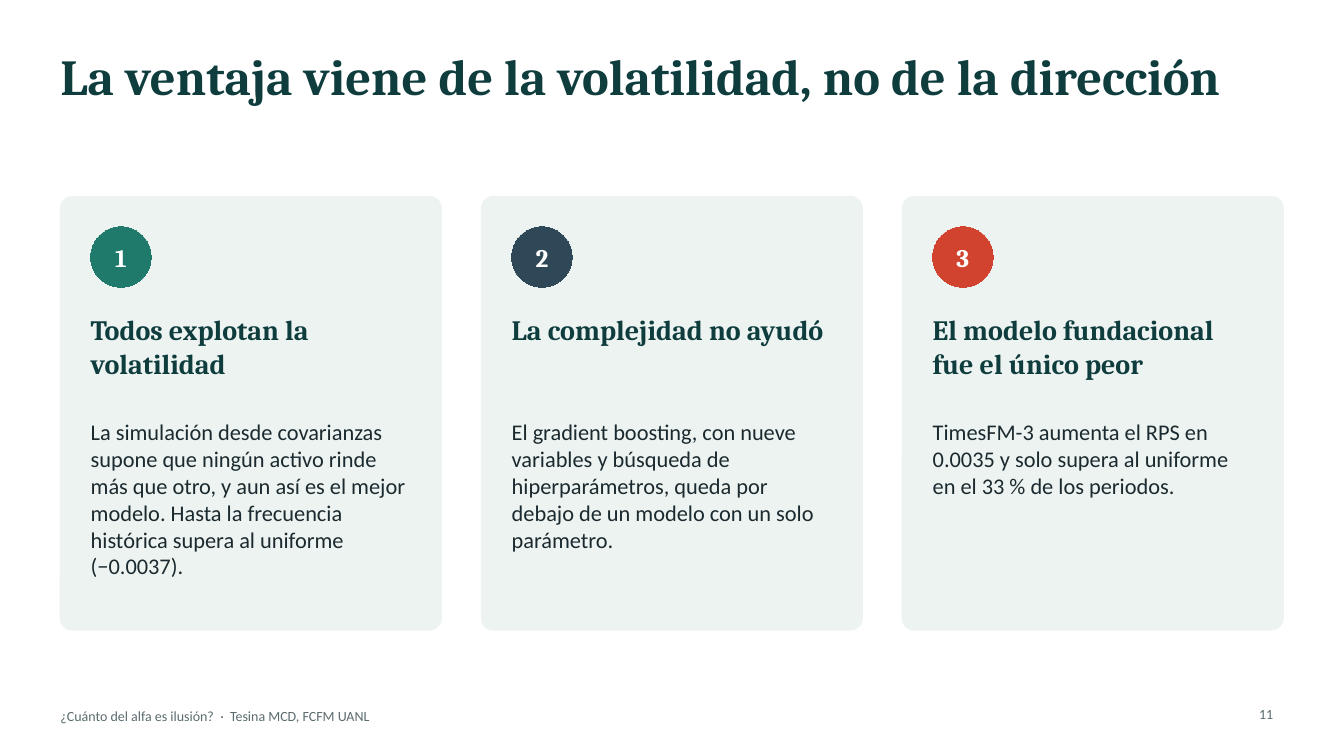
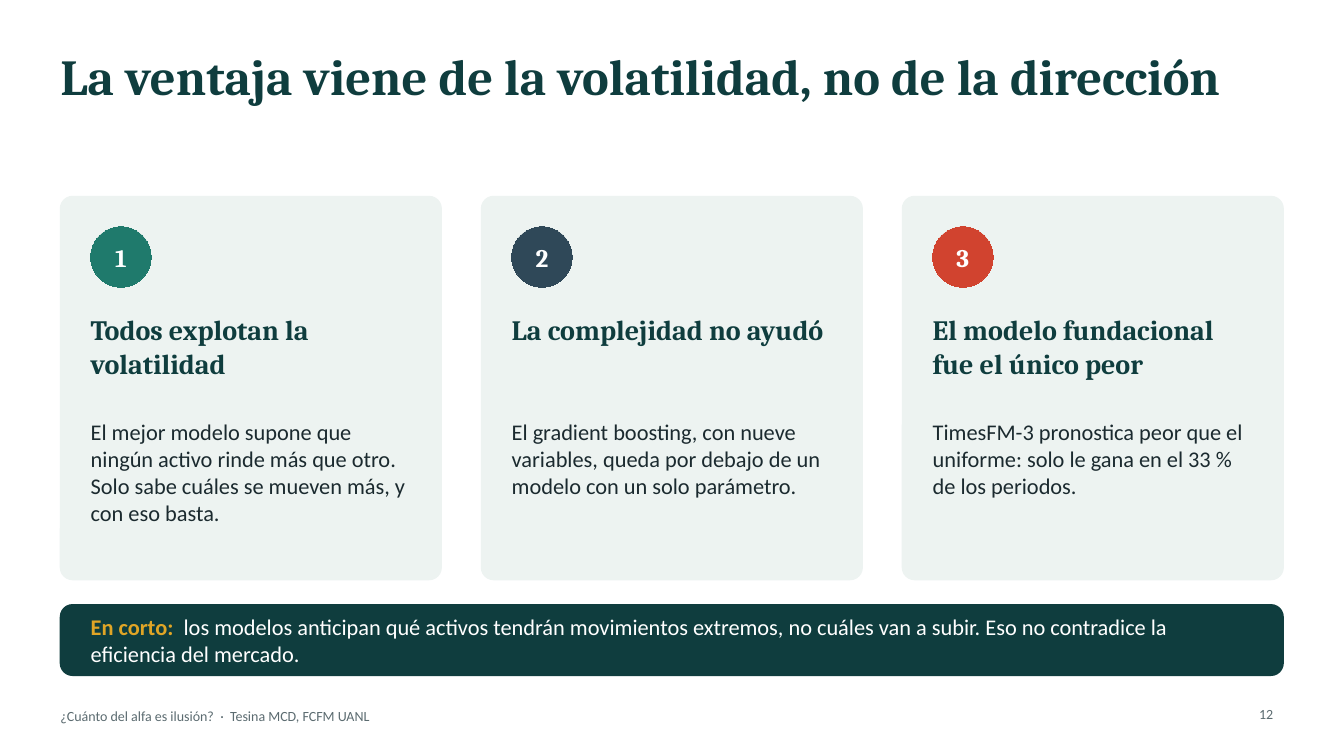
Before and after one commit to marcgym2/tesina-m6, a slide deck: slide 12 of thesis/slides/tesina_defensa.pptx (slide 11 before the commit). Drawn at 1344x756 pixels with LibreOffice and Linux fonts; fonts in the diff are those of the drawing. Boxes give left, top, right and bottom in pixels: in the first picture for what was removed or moved away, otherwise in the second. Text is boxed around its words. In the diff, an @@ line names an element or a change of style, - is before the commit and + after.

```diff
--- a/thesis/slides/tesina_defensa.pptx
+++ b/thesis/slides/tesina_defensa.pptx
@@ rounded rectangle: place and size @@
-rounded rectangle at [60,197,442,630]
+rounded rectangle at [60,197,442,580]
@@ rounded rectangle: place and size @@
-rounded rectangle at [482,197,863,630]
+rounded rectangle at [482,197,863,580]
@@ rounded rectangle: place and size @@
-rounded rectangle at [902,197,1284,630]
+rounded rectangle at [902,197,1284,580]
@@ text at [91,424,405,521]: text changed @@
-La simulación desde covarianzas supone que ningún activo rinde más que otro, y aun así es el mejor modelo. Hasta la frecuencia histórica supera al uniforme (−0.0037).
+El mejor modelo supone que ningún activo rinde más que otro. Solo sabe cuáles se mueven más, y con eso basta.
@@ text at [512,424,820,498]: text changed @@
-El gradient boosting, con nueve variables y búsqueda de hiperparámetros, queda por debajo de un modelo con un solo parámetro.
+El gradient boosting, con nueve variables, queda por debajo de un modelo con un solo parámetro.
@@ text at [933,424,1242,498]: text changed @@
-TimesFM-3 aumenta el RPS en 0.0035 y solo supera al uniforme en el 33 % de los periodos.
+TimesFM-3 pronostica peor que el uniforme: solo le gana en el 33 % de los periodos.
@@ rounded rectangle added at [60,605,1284,676], fill #0F3D3E, outline #0F3D3E 1 pt @@
@@ text added at [91,619,1167,662], 16 pt, text #FFFFFF @@
+En corto: los modelos anticipan qué activos tendrán movimientos extremos, no cuáles van a subir. Eso no contradice la eficiencia del mercado.
@@ page number at [1259,710,1273,719]: text changed @@
-11
+12
```
Also in this commit, not shown: 11 other slides changed, 3 slides added, 1 slide removed, 1 other file.
